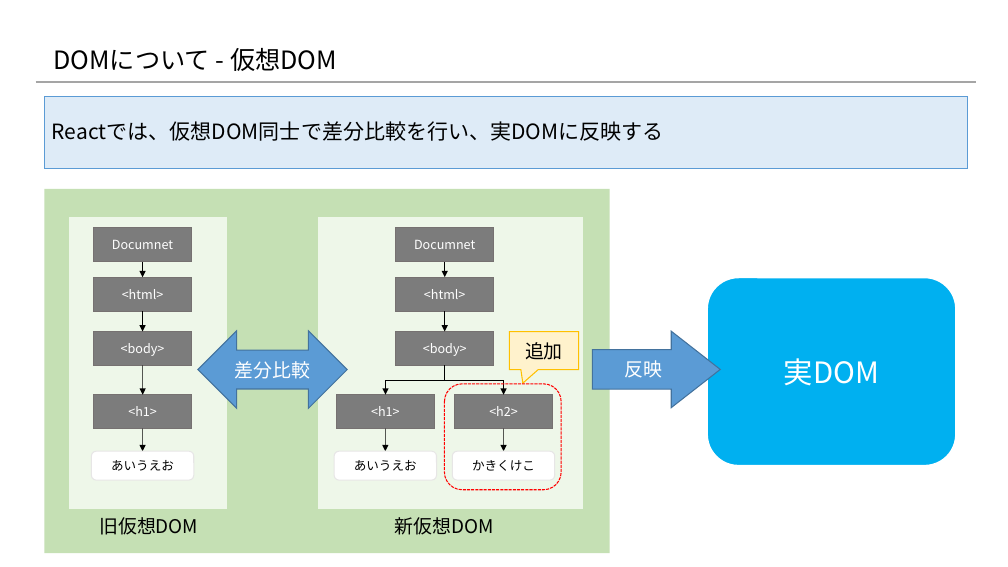
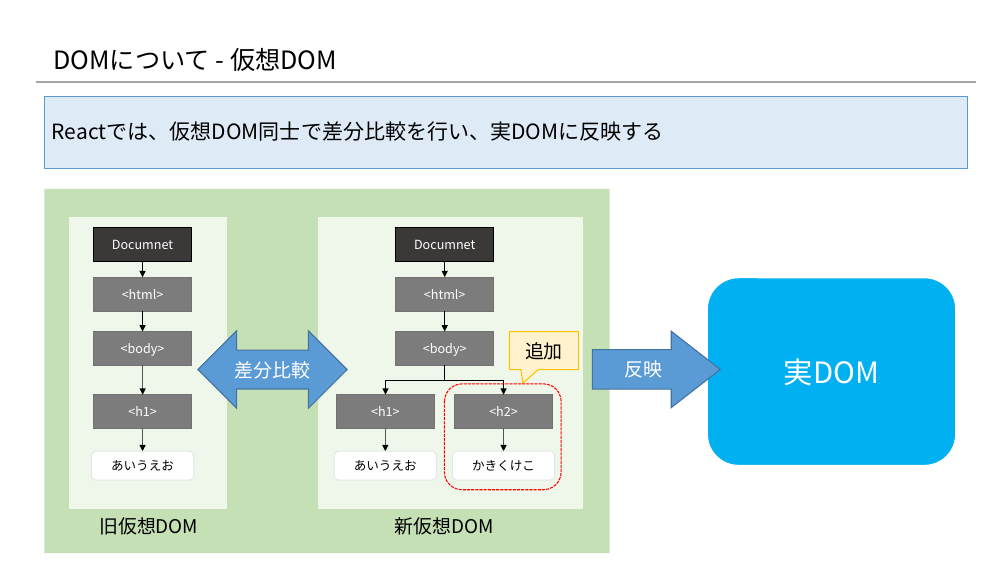
Before and after one commit to konnpeitoon/diary, a slide deck: slide 5 of doc/01_勉強会/01_勉強会資料/20180719_勉強会/02.資料/03_Reactの基礎知識 .pptx. Drawn at 1008x567 pixels with LibreOffice and Linux fonts; fonts in the diff are those of the drawing; background and template pictures are left out. Boxes give left, top, right and bottom in pixels: in the first picture for what was removed or moved away, otherwise in the second. Text is boxed around its words. In the diff, an @@ line names an element or a change of style, - is before the commit and + after.

```diff
--- a/doc/01_勉強会/01_勉強会資料/20180719_勉強会/02.資料/03_Reactの基礎知識 .pptx
+++ b/doc/01_勉強会/01_勉強会資料/20180719_勉強会/02.資料/03_Reactの基礎知識 .pptx
@@ rectangle "Documnet" at bbox=[94, 228, 191, 262]: fill #7C7C7C to #3B3838; outline #767171 1 pt to #000000 1 pt @@
@@ rectangle "Documnet" at bbox=[396, 228, 494, 262]: fill #7C7C7C to #3B3838; outline #767171 1 pt to #000000 1 pt @@
```
Also in this commit, not shown: 4 other slides changed.
